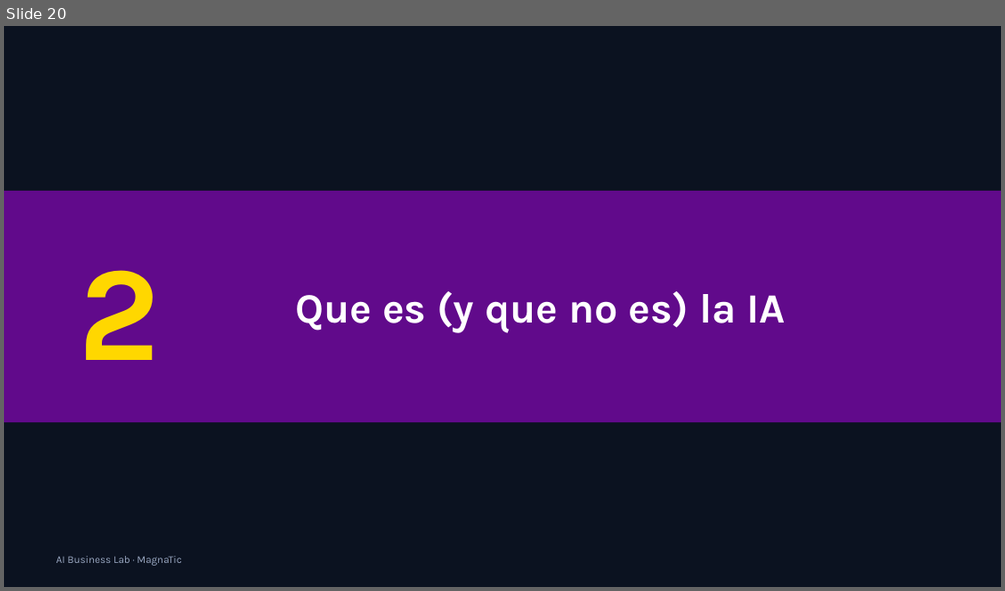
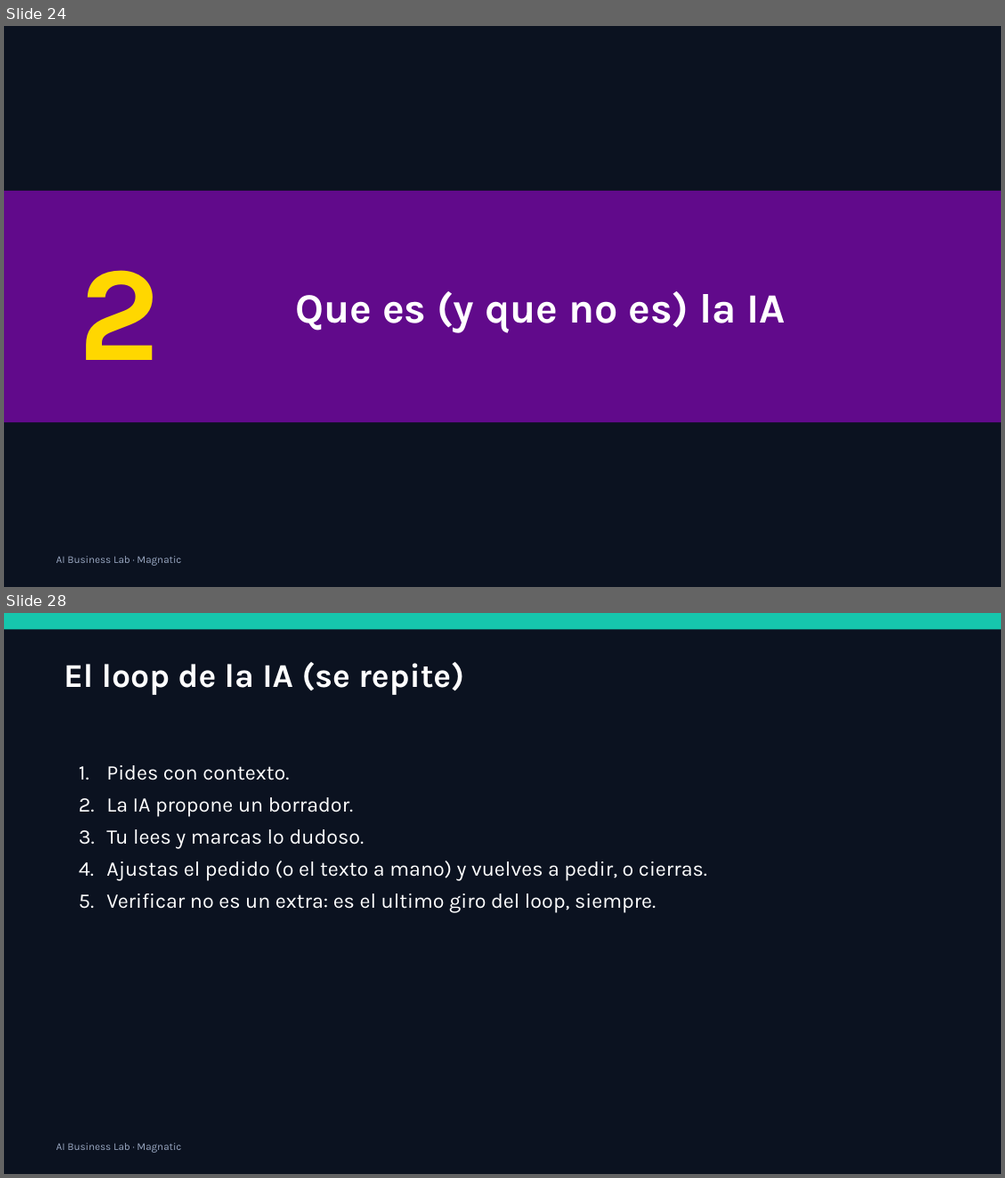
Before and after one commit to xander0408/CURSOS, a slide deck: AI-Business-Lab-Presentacion.pptx. Shown one above the other, each under a label of ours: slide 20 before the commit, slides 24 and 28 after it; the slides between them are not shown. The pictures are 1005x591 and 1005x1178 pixels, drawn with LibreOffice and Linux fonts; fonts in the diff are those of the drawing. Boxes give left, top, right and bottom in pixels: in the first picture for what was removed or moved away, otherwise in the second. Text is boxed around its words. In the diff, an @@ line names an element or a change of style, - is before the commit and + after.

```diff
--- a/AI-Business-Lab-Presentacion.pptx
+++ b/AI-Business-Lab-Presentacion.pptx
@@ slide 28 added at box(4, 613, 1001, 1174), background #0B1220 @@
@@ rectangle added at box(4, 613, 1001, 629), fill #16C6AD @@
@@ text added at box(64, 662, 464, 695), 32 pt, text #FFFFFF, bold @@
+El loop de la IA (se repite)
@@ text added at box(106, 765, 707, 913), 20 pt, text #FFFFFF @@
+1. Pides con contexto.
+2. La IA propone un borrador.
+3. Tu lees y marcas lo dudoso.
+4. Ajustas el pedido (o el texto a mano) y vuelves a pedir, o cierras.
+5. Verificar no es un extra: es el ultimo giro del loop, siempre.
@@ text added at box(57, 1143, 181, 1152), 10 pt, text #9AA8C2 @@
+AI Business Lab · Magnatic
@@ what was slide 20 is now slide 24 @@
@@ slide 24 changed as well @@
@@ text at box(57, 556, 181, 565): text changed @@
-AI Business Lab · MagnaTic
+AI Business Lab · Magnatic
```
Also in this commit, not shown: 67 other slides changed, 8 other slides added, 24 other files.
